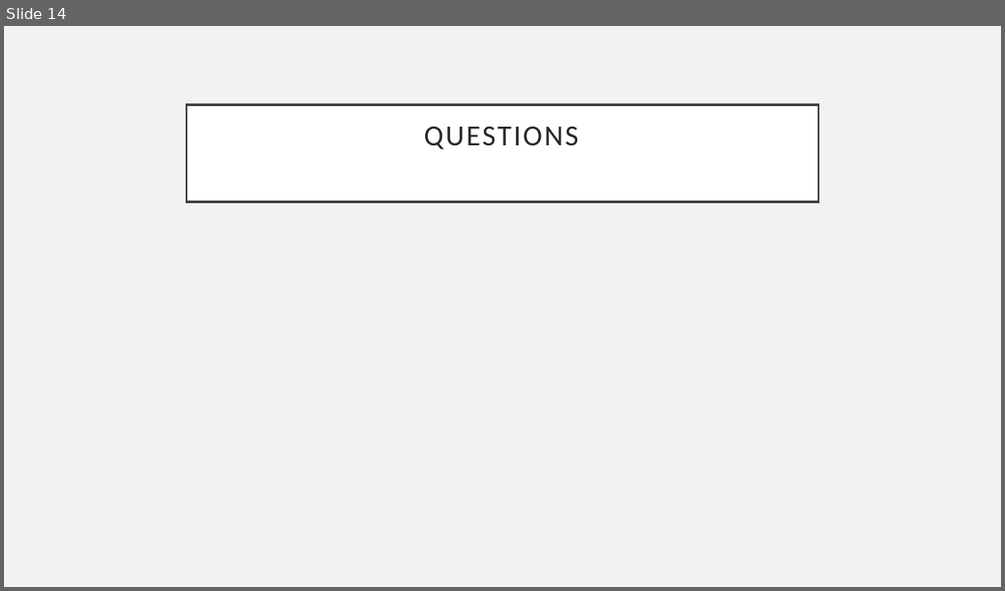
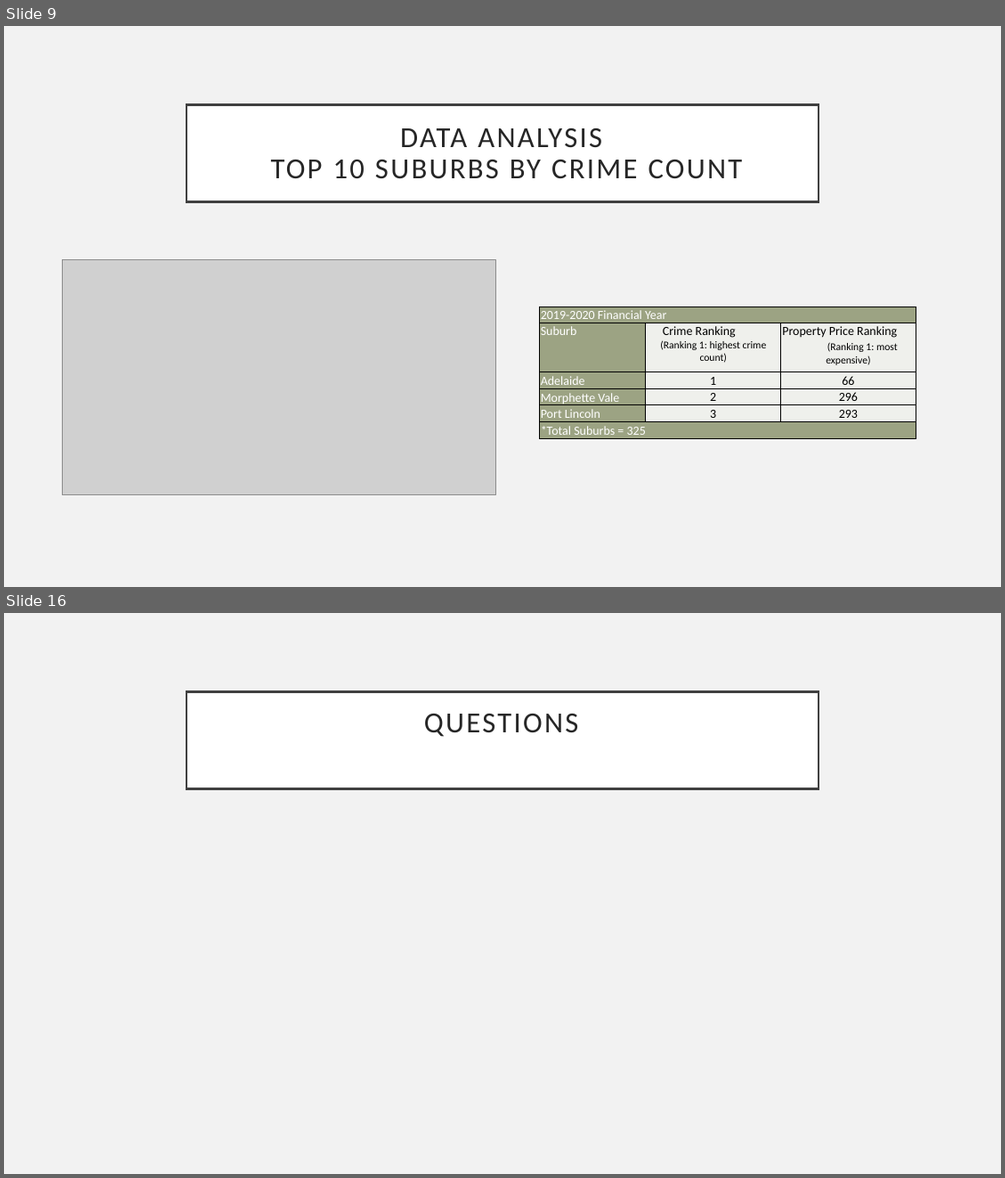
Before and after one commit to Sprettle/Chevrolet-Chilis, a slide deck: Project 1 Presentation.pptx. Shown one above the other, each under a label of ours: slide 14 before the commit, slides 9 and 16 after it; the slides between them are not shown. The pictures are 1005x591 and 1005x1178 pixels, drawn with LibreOffice and Linux fonts; fonts in the diff are those of the drawing; grey boxes stand for pictures. Boxes give left, top, right and bottom in pixels: in the first picture for what was removed or moved away, otherwise in the second. Text is boxed around its words. In the diff, an @@ line names an element or a change of style, - is before the commit and + after.

```diff
--- a/Project 1 Presentation.pptx
+++ b/Project 1 Presentation.pptx
@@ slide 9 added at (4, 26, 1001, 587), background #F2F2F2 @@
@@ title added at (186, 104, 818, 201), fill #FFFFFF, outline #404040 2.5 pt, 28 pt, text #262626 @@
+DATA ANALYSIS
+TOP 10 SUBURBS BY CRIME COUNT
@@ picture added at (62, 260, 495, 495) @@
@@ table added at (540, 306, 917, 438), 6 rows, 3 columns @@
+2019-2020 Financial Year |  | 
+Suburb | Crime Ranking (Ranking 1: highest crime count) | Property Price Ranking (Ranking 1: most expensive)
+Adelaide | 1 | 66
+Morphette Vale | 2 | 296
+Port Lincoln | 3 | 293
+*Total Suburbs = 325 |  | 
@@ what was slide 14 is now slide 16 @@
```
Also in this commit, not shown: 11 slides changed, 3 other slides added, 2 slides removed.
